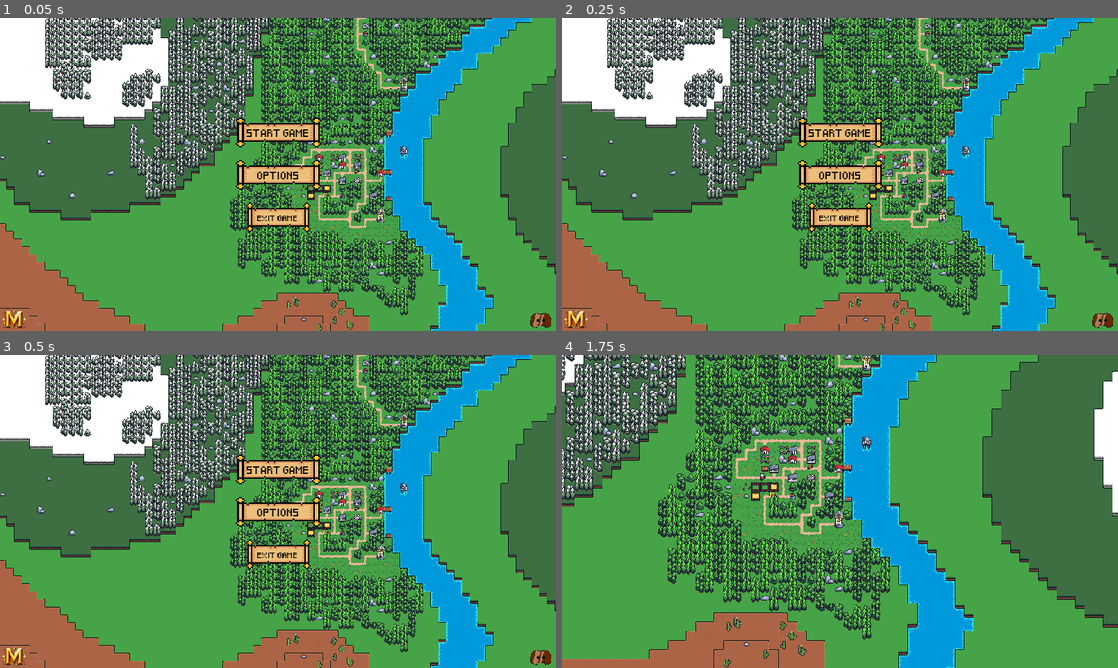
Above: before the commit, frames 1-4 (two rows, left to right).
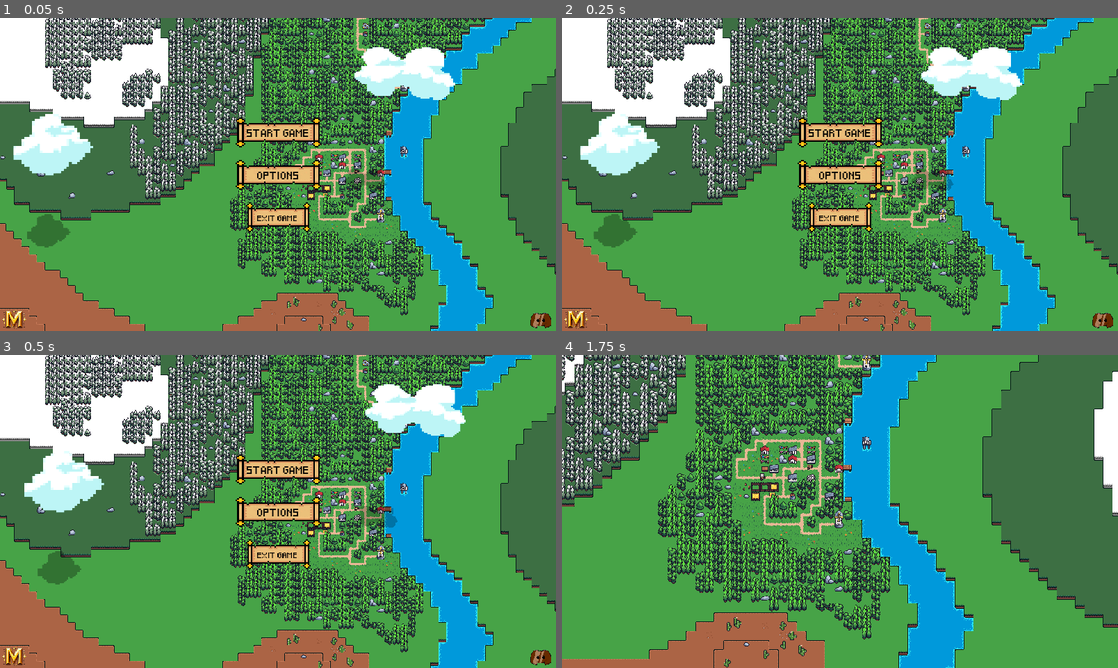
Above: after the commit, the same moments.

Repository: YasinEled/JocMineralRushProjecte
Game: Godot game, scene res://ESCENAS/OPTIONS/GLOBAL/menu.tscn
The game is run twice, just before and just after one commit, with the same random seed, the same clock (stepped at 60 frames per second) and the same inputs.
Inputs (mouse positions are in pixels of both pictures, inside the frame that each line leads up to):
- Up to frame 1 (0.05 s): no input
- Up to frame 2 (0.25 s): no input
- Up to frame 3 (0.5 s): no input
- Up to frame 4 (1.75 s): click "START GAME" at 0.5 s; tap Enter at 1.25 s; move the mouse to (962, 495) at 1.27 s; hold D (move_right) from 1.28 s (still down); click (962, 495) at 1.42 s

The runs differ from the first frame. In frame 1, 4.7% of the frame differs, in the area x 2-82%, y 9-74%; in frame 2, 4.7%; in frame 3, 4.7%, in the area x 4-84%, y 9-74%; in frame 4, nothing differs.

Commit message:
Nubes acabado

Diff:
--- /dev/null
+++ b/mineralrush/ESCENAS/OPTIONS/GLOBAL/cloud.gd
@@ -0,0 +1,15 @@
+extends Sprite2D
+var speed: float = 50
+var screen_height: float = 0
+
+# Called when the node enters the scene tree for the first time.
+func _ready() -> void:
+	screen_height = get_viewport_rect().size.y
+
+
+# Called every frame. 'delta' is the elapsed time since the previous frame.
+func _process(delta: float) -> void:
+	position.x += speed * delta
+	if position.x > 1400:
+		position.x = -100
+		position.y = randf() * screen_height
--- a/mineralrush/ESCENAS/OPTIONS/GLOBAL/menu.tscn
+++ b/mineralrush/ESCENAS/OPTIONS/GLOBAL/menu.tscn
@@ -1,12 +1,17 @@
-[gd_scene load_steps=9 format=3 uid="uid://dnsj81jirigye"]
+[gd_scene load_steps=14 format=3 uid="uid://dnsj81jirigye"]
 
 [ext_resource type="Script" path="res://SCRIPTS/OPTIONS/menu.gd" id="1_gq77o"]
 [ext_resource type="PackedScene" uid="uid://d1i8r4exxov34" path="res://ESCENAS/GAME/map.tscn" id="2_8o7o1"]
+[ext_resource type="Texture2D" uid="uid://2s17am4mgxl2" path="res://RECURSOS/menu/Clouds/cloud1.png" id="3_7fqeu"]
 [ext_resource type="Theme" uid="uid://b26agqovtdb31" path="res://RECURSOS/menu/MenuButtons.tres" id="3_r7f5b"]
 [ext_resource type="FontFile" uid="uid://bfauo7wkc6aib" path="res://RECURSOS/Pixeled.ttf" id="4_i8y6b"]
+[ext_resource type="Script" path="res://ESCENAS/OPTIONS/GLOBAL/cloud.gd" id="4_v0m5v"]
 [ext_resource type="Theme" uid="uid://hmji7xn3qyr0" path="res://RECURSOS/menu/MenuDiscordDrawing.tres" id="5_8fw2a"]
 [ext_resource type="Theme" uid="uid://juk1js1pnboh" path="res://RECURSOS/menu/MenuWebDrawing.tres" id="6_6727e"]
+[ext_resource type="Texture2D" uid="uid://b5vkne8w36no1" path="res://RECURSOS/menu/Clouds/nube3.png" id="6_ro1j2"]
+[ext_resource type="Texture2D" uid="uid://bpplifqump1em" path="res://RECURSOS/menu/Clouds/nube2.png" id="6_xskmg"]
 [ext_resource type="PackedScene" uid="uid://be385umlkleg7" path="res://ESCENAS/OPTIONS/GLOBAL/menu_options.tscn" id="7_o77sj"]
+[ext_resource type="Texture2D" uid="uid://7y0ou858k5o5" path="res://RECURSOS/menu/Clouds/nube4.png" id="7_r2xsk"]
 [ext_resource type="AudioStream" uid="uid://bc1wml3wgu4wl" path="res://RECURSOS/menu/MenuTheme.mp3" id="8_ad4hc"]
 
 [node name="MENU" type="Control"]
@@ -19,6 +24,54 @@
 script = ExtResource("1_gq77o")
 
 [node name="Map" parent="." instance=ExtResource("2_8o7o1")]
+
+[node name="cloud1" type="Sprite2D" parent="Map"]
+position = Vector2(108, 262.75)
+scale = Vector2(0.230556, 0.177083)
+texture = ExtResource("3_7fqeu")
+script = ExtResource("4_v0m5v")
+
+[node name="shadowCloud1" type="Sprite2D" parent="Map/cloud1"]
+modulate = Color(0, 0, 0, 0.298039)
+position = Vector2(-41.2047, 1005.12)
+scale = Vector2(0.548192, 0.544949)
+texture = ExtResource("3_7fqeu")
+
+[node name="cloud2" type="Sprite2D" parent="Map"]
+position = Vector2(-291, 437)
+scale = Vector2(0.201578, 0.148087)
+texture = ExtResource("6_xskmg")
+script = ExtResource("4_v0m5v")
+
+[node name="shadowCloud2" type="Sprite2D" parent="Map/cloud2"]
+modulate = Color(0, 0, 0, 0.184314)
+position = Vector2(-59.5304, 1391.08)
+scale = Vector2(0.550941, 0.467957)
+texture = ExtResource("6_xskmg")
+
+[node name="cloud3" type="Sprite2D" parent="Map"]
+position = Vector2(-889, 66)
+scale = Vector2(0.193465, 0.101591)
+texture = ExtResource("6_ro1j2")
+script = ExtResource("4_v0m5v")
+
+[node name="shadowCloud3" type="Sprite2D" parent="Map/cloud3"]
+modulate = Color(0, 0, 0, 0.172549)
+position = Vector2(-139.56, 2116.32)
+scale = Vector2(0.551484, 0.533389)
+texture = ExtResource("6_ro1j2")
+
+[node name="cloud4" type="Sprite2D" parent="Map"]
+position = Vector2(836, 115)
+scale = Vector2(0.193465, 0.101591)
+texture = ExtResource("7_r2xsk")
+script = ExtResource("4_v0m5v")
+
+[node name="shadowCloud5" type="Sprite2D" parent="Map/cloud4"]
+modulate = Color(0, 0, 0, 0.247059)
+position = Vector2(-417.313, 2164.48)
+scale = Vector2(0.418638, 0.418638)
+texture = ExtResource("7_r2xsk")
 
 [node name="MarginContainer" type="MarginContainer" parent="Map"]
 anchors_preset = 15
@@ -103,8 +156,6 @@
 autoplay = true
 parameters/looping = true
 
-[node name="Sprite2D" type="Sprite2D" parent="."]
-
 [connection signal="pressed" from="Map/MarginContainer/HBoxContainer/VBoxContainer/StartGameButton" to="." method="_on_start_game_button_pressed"]
 [connection signal="pressed" from="Map/MarginContainer/HBoxContainer/VBoxContainer/OptionButton" to="." method="_on_option_button_pressed"]
 [connection signal="pressed" from="Map/MarginContainer/HBoxContainer/VBoxContainer/Exit_button" to="." method="_on_exit_button_pressed"]
--- a/mineralrush/SCRIPTS/OPTIONS/menu.gd
+++ b/mineralrush/SCRIPTS/OPTIONS/menu.gd
@@ -13,10 +13,10 @@
 var urlWeb = "http://www.mineralrush.cat/index.html"
 
 
+
 # Called when the node enters the scene tree for the first time.
 func _ready() -> void:
 	handle_connecting_signals()
-
 
 # Called every frame. 'delta' is the elapsed time since the previous frame.
 func _process(delta: float) -> void:
Binary file added: mineralrush/RECURSOS/menu/Clouds/cloud1.png
Not shown, added: mineralrush/RECURSOS/menu/Clouds/cloud1.png.import
Binary file added: mineralrush/RECURSOS/menu/Clouds/nube2.png
Not shown, added: mineralrush/RECURSOS/menu/Clouds/nube2.png.import
Binary file added: mineralrush/RECURSOS/menu/Clouds/nube3.png
Not shown, added: mineralrush/RECURSOS/menu/Clouds/nube3.png.import
Binary file added: mineralrush/RECURSOS/menu/Clouds/nube4.png
Not shown, changed: mineralrush/RECURSOS/menu/Clouds/nube4.png.import
Binary file removed: mineralrush/RECURSOS/menu/clouds.png
